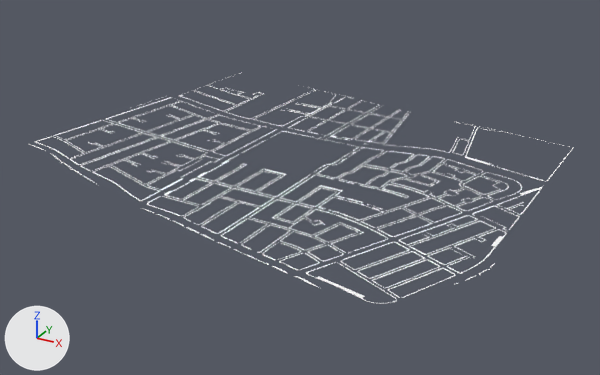
The glTF model public/secciones/suelo_Andenes.glb: old version first, new version second.
Camera for both pictures: a 50 mm camera at (1461.0, -2549.0, 1146.0) aimed at (68.0, -17.0, -119.0). Every picture has the same lights, and +X, +Y and +Z are marked at lower left. The picture after the commit comes second. Vertices at exactly the same position are counted once.

In view in the first picture: 'Suelo_Andenes'.
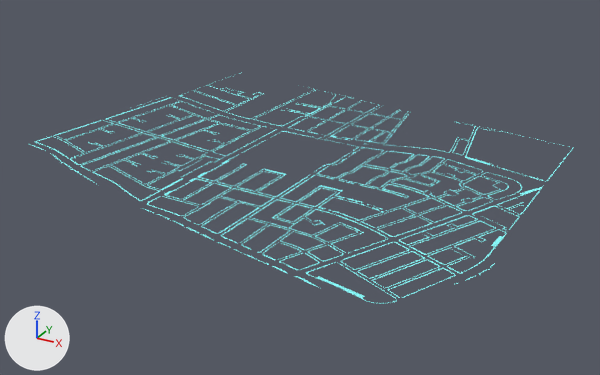
Edits to the scene script, one JSON object a line:
```json
{"block": "mat_andenes", "where": "n0 = _N.new('ShaderNodeBsdfPrincipled'); n0.name = 'Principled BSDF'"}
{"op": "remove", "block": "mat_andenes", "code": "n0.inputs[0].default_value = (1.0, 1.0, 1.0, 1.0)  # 'Base Color', white #ffffff"}
{"op": "add", "block": "mat_andenes", "code": "n2 = _N.new('ShaderNodeVertexColor'); n2.name = 'Color Attribute'"}
{"op": "add", "block": "mat_andenes", "code": "_L.new(n2.outputs[0], n0.inputs[0])  # 'Color' to 'Base Color'"}
{"block": "me_andenes", "where": "me_andenes.from_pydata(...)  # 10955 vertices, 10492 faces; spans x -932.0..949.0, y -838.0..864.0, z 1.0..13.0"}
{"block": "me_andenes", "where": "# used by ob_suelo_andenes; location = (0.0, 0.0, 0.0)"}
{"block": "me_andenes", "change": "me_andenes part 1: vertex colours changed"}
```

Changed parts and their boxes (x1, y1, x2, y2) in the pictures (600 x 375 px):
```json
{"object": "Suelo_Andenes", "change": "recoloured", "before": [29, 72, 573, 304], "after": [29, 72, 573, 304]}
```
